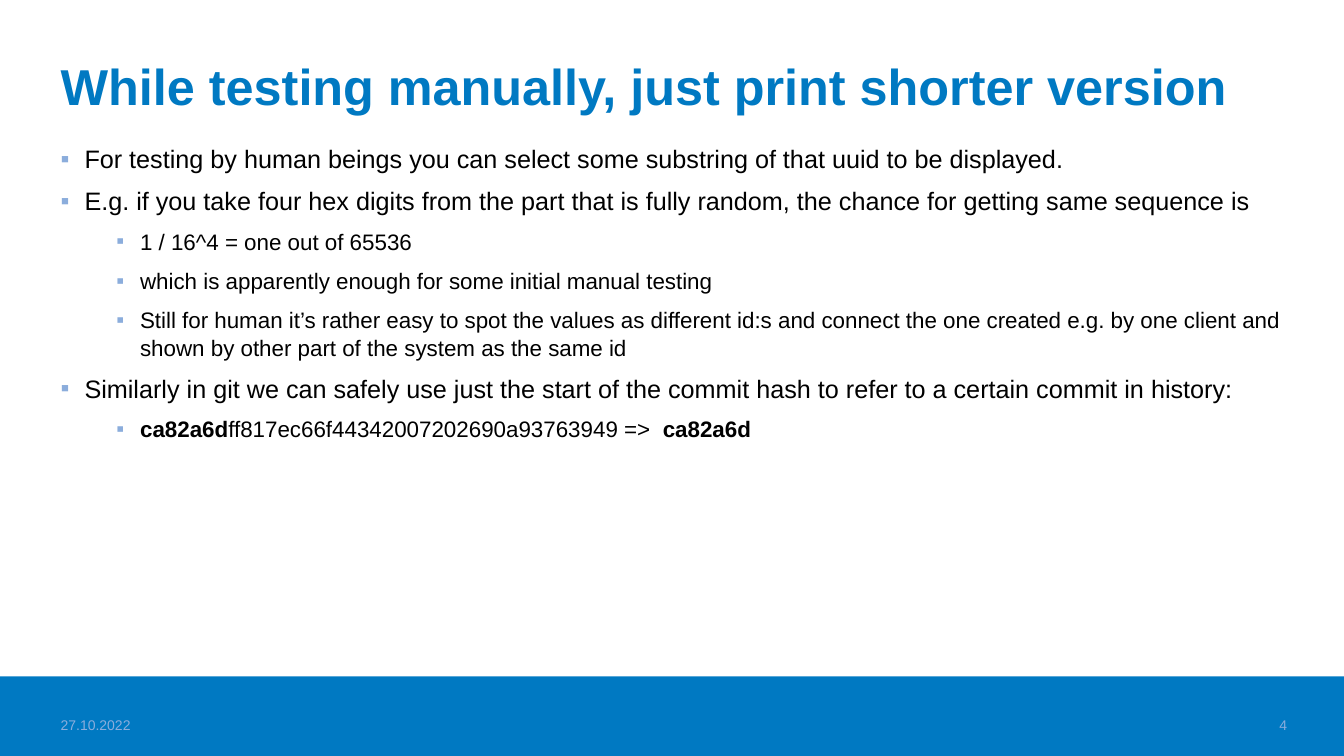
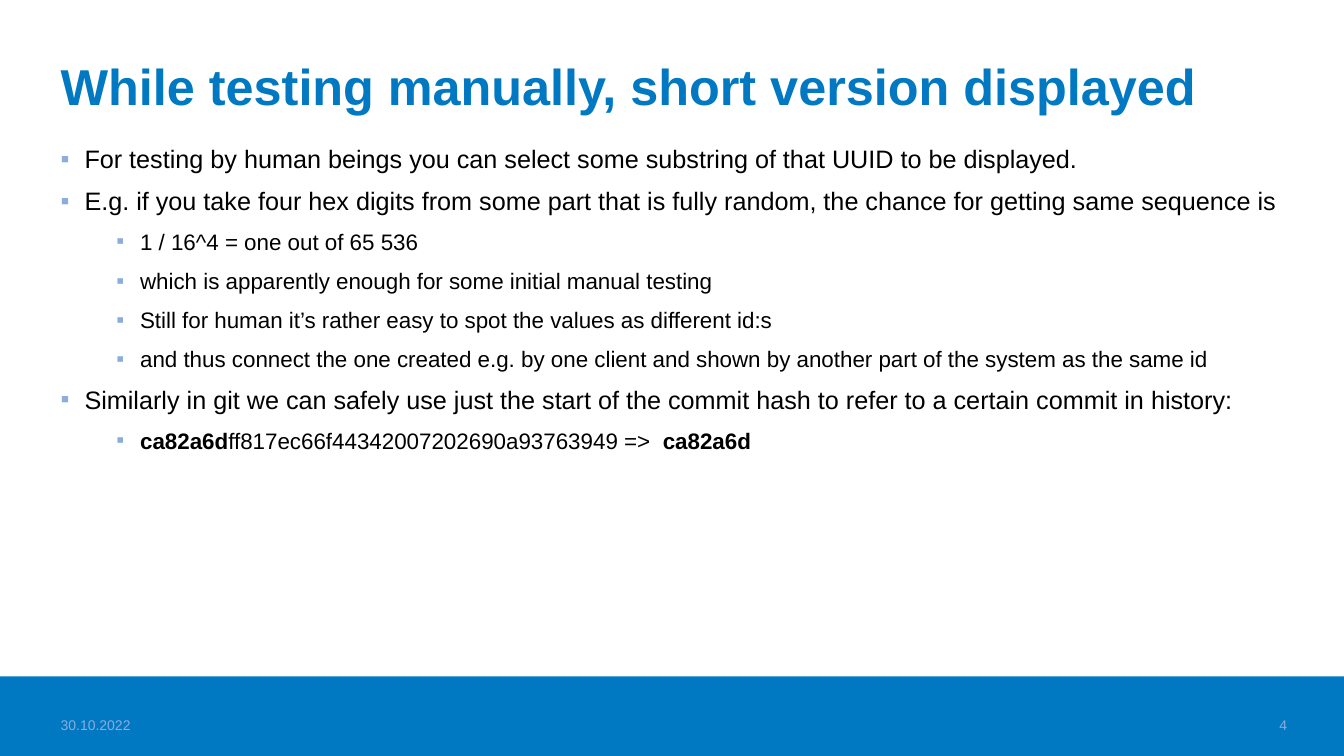
Before and after one commit to haagahelia/ohke-teknologiat, a slide deck: slide 4 of 06_ohjelmistoarkkitehtuurit_ja_patternit/uuid.pptx. Drawn at 1344x756 pixels with LibreOffice and Linux fonts; fonts in the diff are those of the drawing; background and template pictures are left out. Boxes give left, top, right and bottom in pixels: in the first picture for what was removed or moved away, otherwise in the second. Text is boxed around its words. In the diff, an @@ line names an element or a change of style, - is before the commit and + after.

Commit message:
New version of the UUID explanation

```diff
--- a/06_ohjelmistoarkkitehtuurit_ja_patternit/uuid.pptx
+++ b/06_ohjelmistoarkkitehtuurit_ja_patternit/uuid.pptx
@@ title at <box>61,68,1195,114</box>: text changed @@
-While testing manually, just print shorter version
+While testing manually, short version displayed
@@ text at <box>85,149,1276,251</box>: text changed @@
-▪ For testing by human beings you can select some substring of that uuid to be displayed.
-▪ E.g. if you take four hex digits from the part that is fully random, the chance for getting same sequence is
-  ▪ 1 / 16^4 = one out of 65536
+▪ For testing by human beings you can select some substring of that UUID to be displayed.
+▪ E.g. if you take four hex digits from some part that is fully random, the chance for getting same sequence is
+  ▪ 1 / 16^4 = one out of 65 536
@@ text at <box>140,311,1207,372</box>: text changed @@
-  ▪ Still for human it’s rather easy to spot the values as different id:s and connect the one created e.g. by one client and shown by other part of the system as the same id
+  ▪ Still for human it’s rather easy to spot the values as different id:s
+  ▪ and thus connect the one created e.g. by one client and shown by another part of the system as the same id
@@ text at <box>61,720,131,730</box>: text changed @@
-27.10.2022
+30.10.2022
```
Also in this commit, not shown: 4 other slides changed, 2 other files.
